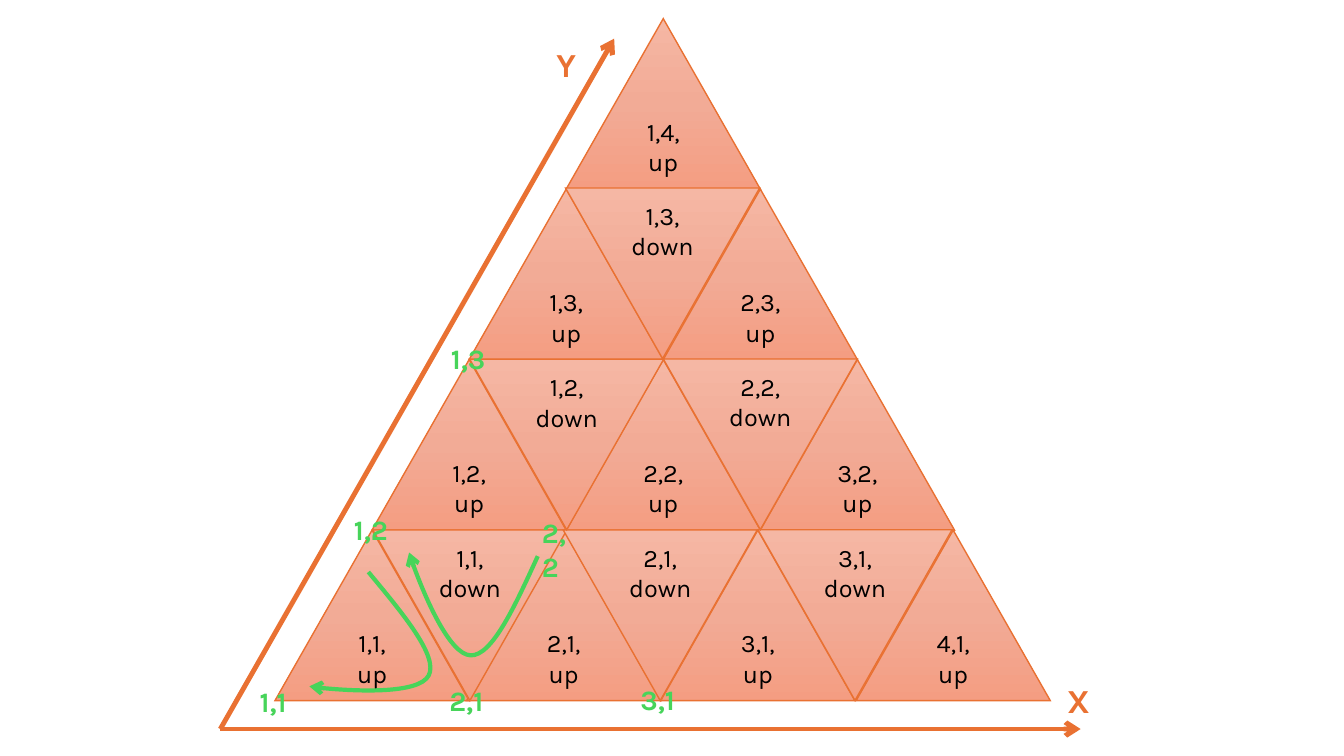
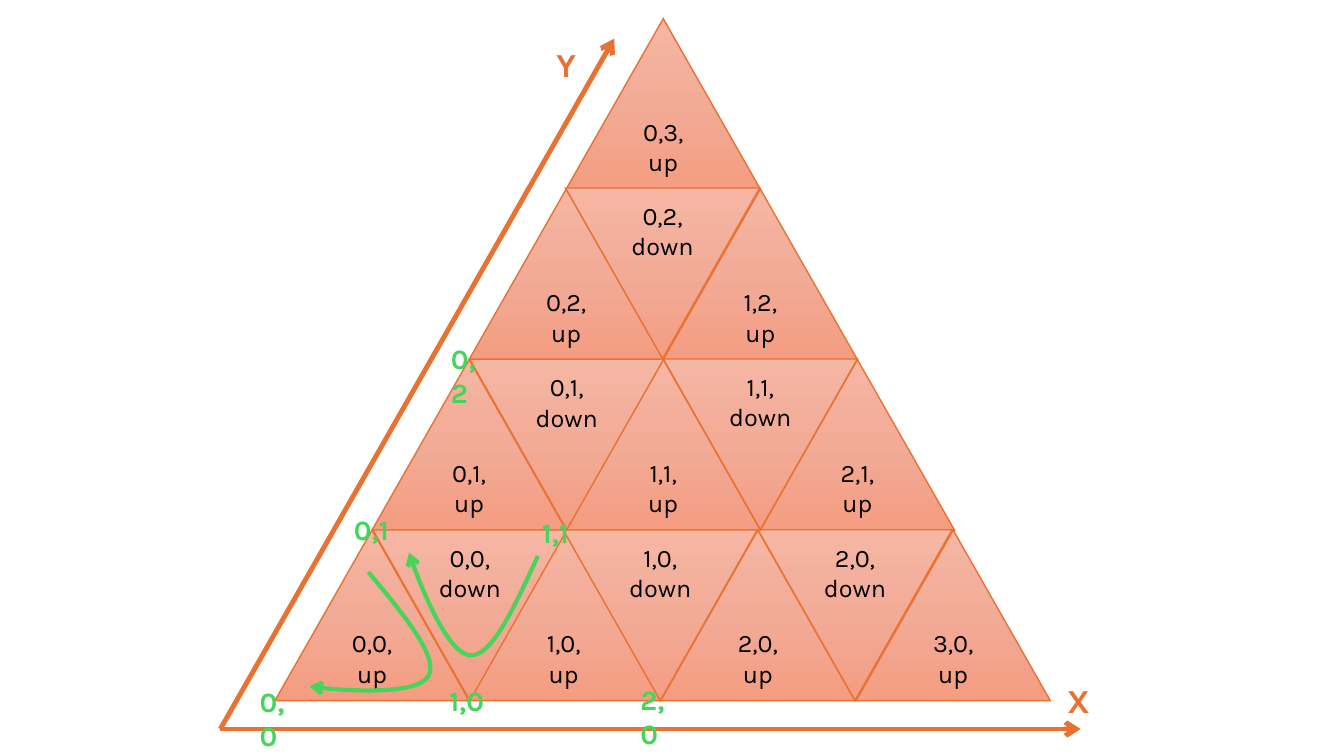
Before and after one commit to barasztamas/logifaces, a slide deck: slide 1 of grid.pptx. Drawn at 1344x756 pixels with LibreOffice and Linux fonts; fonts in the diff are those of the drawing. Boxes give left, top, right and bottom in pixels: in the first picture for what was removed or moved away, otherwise in the second. Text is boxed around its words. In the diff, an @@ line names an element or a change of style, - is before the commit and + after.

```diff
--- a/grid.pptx
+++ b/grid.pptx
@@ text in triangle at (x1=643, y1=125, x2=683, y2=144): text changed @@
-1,4,
+0,3,
@@ text in flow chart merge at (x1=631, y1=209, x2=693, y2=256): text changed @@
-1,3, down
+0,2, down
@@ text in triangle at (x1=546, y1=295, x2=586, y2=314): text changed @@
-1,3,
+0,2,
@@ text in triangle at (x1=744, y1=295, x2=777, y2=314): text changed @@
-2,3,
+1,2,
@@ text at (x1=451, y1=344, x2=476, y2=403): text changed @@
-1,3
+0,2
@@ text in flow chart merge at (x1=536, y1=380, x2=598, y2=428): text changed @@
-1,2, down
+0,1, down
@@ text in flow chart merge at (x1=729, y1=380, x2=791, y2=427): text changed @@
-2,2, down
+1,1, down
@@ text in triangle at (x1=452, y1=466, x2=486, y2=485): text changed @@
-1,2,
+0,1,
@@ text in triangle at (x1=650, y1=466, x2=677, y2=485): text changed @@
-2,2,
+1,1,
@@ text in triangle at (x1=841, y1=466, x2=874, y2=485): text changed @@
-3,2,
+2,1,
@@ text at (x1=354, y1=515, x2=389, y2=548): text changed @@
-1,2
+0,1
@@ text at (x1=542, y1=518, x2=569, y2=551): text changed @@
-2,2
+1,1
@@ text in flow chart merge at (x1=439, y1=551, x2=501, y2=598): text changed @@
-1,1, down
+0,0, down
@@ text in flow chart merge at (x1=629, y1=551, x2=691, y2=598): text changed @@
-2,1, down
+1,0, down
@@ text in flow chart merge at (x1=824, y1=551, x2=886, y2=598): text changed @@
-3,1, down
+2,0, down
@@ text in triangle at (x1=352, y1=636, x2=392, y2=655): text changed @@
-1,1,
+0,0,
@@ text in triangle at (x1=547, y1=636, x2=581, y2=655): text changed @@
-2,1,
+1,0,
@@ text in triangle at (x1=738, y1=636, x2=778, y2=655): text changed @@
-3,1,
+2,0,
@@ text in triangle at (x1=933, y1=636, x2=973, y2=655): text changed @@
-4,1,
+3,0,
@@ text at (x1=260, y1=687, x2=285, y2=747): text changed @@
-1,1
+0,0
@@ text at (x1=449, y1=686, x2=484, y2=719): text changed @@
-2,1
+1,0
@@ text at (x1=640, y1=685, x2=664, y2=745): text changed @@
-3,1
+2,0
```
Also in this commit, not shown: 1 other file.
